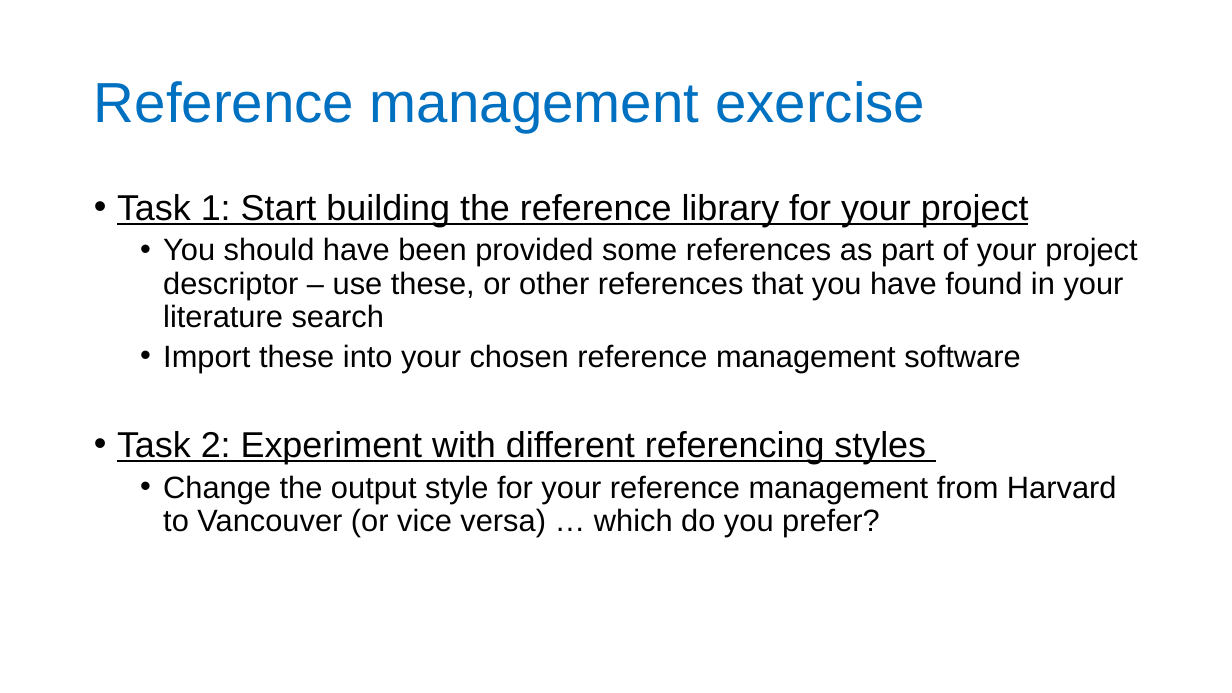
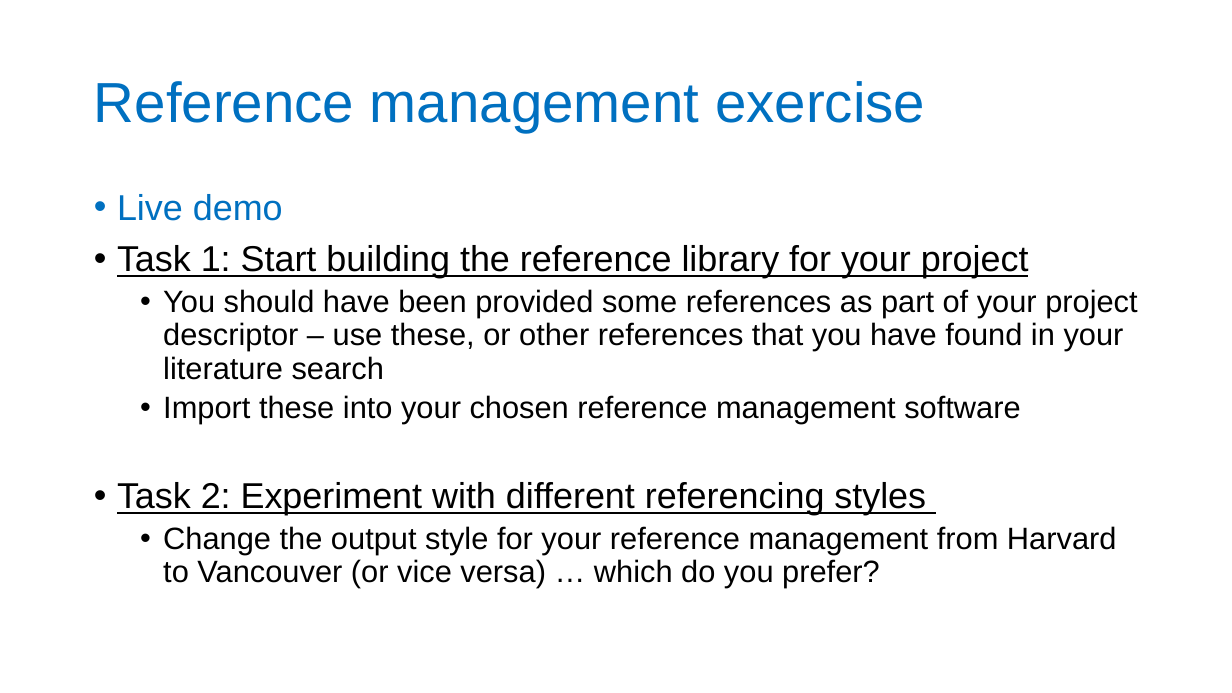
Before and after one commit to sipbs-compbiol/BM432, a slide deck: slide 4 of assets/powerpoints/Project_Management_workshop_MFandLP.pptx. Drawn at 1232x693 pixels with LibreOffice and Linux fonts; fonts in the diff are those of the drawing. Boxes give left, top, right and bottom in pixels: in the first picture for what was removed or moved away, otherwise in the second. Text is boxed around its words. In the diff, an @@ line names an element or a change of style, - is before the commit and + after.

```diff
--- a/assets/powerpoints/Project_Management_workshop_MFandLP.pptx
+++ b/assets/powerpoints/Project_Management_workshop_MFandLP.pptx
@@ text at [117,194,283,221]: paragraph added @@
+• Live demo
```
Also in this commit, not shown: 1 other slide changed, 4 other files.
